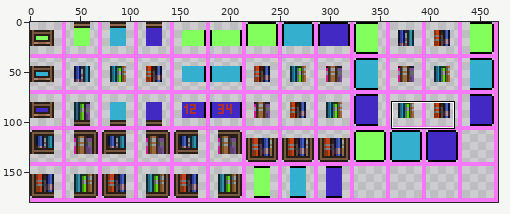
Sprite sheet -- Assets/Sprites/Tiles/Archives/ArchiveBookWall.png. The first picture is a wide view before the edit; the outline marks the close-up.
Close-up. The starting point:
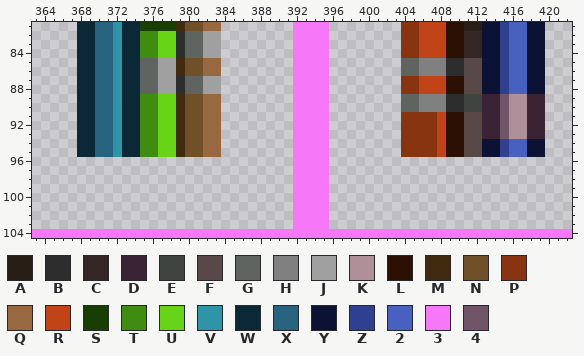
The file is 468x180 pixels. Colours within 5 levels of each other are drawn and written as one. Shown: x 363..422, y 81..104. The commit also changed other parts of the picture, which this record leaves out.
Palette (. is transparent): A #291e15  B #2d2d2d  C #352626  D #3a2334  E #404440  F #584848  G #606460  H #808080  J #a0a0a0  K #b09098  L #2c1004  M #402b10  N #705028  P #883410  Q #986840  R #c04418  S #193e02  T #408c10  U #68d418  V #3094a8  W #0b2836  X #286480  Y #0b1233  Z #304090  2 #4860c0  3 #f777f9  4 #705468
Pixels before, first column x 363:
 81 .....WWXXVWWSSSSMNNQQ........3333........PPRRRLLAAYYZ22YY...
 82 .....WWXXVWWTTUUBGGJJ........3333........PPRRRLLCCYYZ22YY...
 83 .....WWXXVWWTTUUBGGJJ........3333........PPRRRLLCCYYZ22YY...
 84 .....WWXXVWWTTUUBGGJJ........3333........PPRRRLLCCYYZ22YY...
 85 .....WWXXVWWGGJJMNNQQ........3333........GGHHHBBFFYYZ22YY...
 86 .....WWXXVWWGGJJMNNQQ........3333........GGHHHBBFFYYZ22YY...
 87 .....WWXXVWWGGJJBGGJJ........3333........PPRRRLLFFYYZ22YY...
 88 .....WWXXVWWGGJJBGGJJ........3333........PPRRRLLFFYYZ22YY...
 89 .....WWXXVWWTTUUMNNQQ........3333........GGHHHBBEEDD4KKDD...
 90 .....WWXXVWWTTUUMNNQQ........3333........GGHHHBBEEDD4KKDD...
 91 .....WWXXVWWTTUUMNNQQ........3333........PPPPRLLFFDD4KKDD...
 92 .....WWXXVWWTTUUMNNQQ........3333........PPPPRLLFFDD4KKDD...
 93 .....WWXXVWWTTUUMNNQQ........3333........PPPPRLLFFDD4KKDD...
 94 .....WWXXVWWTTUUMNNQQ........3333........PPPPRLLFFYYZ22YY...
 95 .....WWXXVWWTTUUMNNQQ........3333........PPPPRLLFFYYZ22YY...
 96 .............................3333...........................
 97 .............................3333...........................
 98 .............................3333...........................
 99 .............................3333...........................
100 .............................3333...........................
101 .............................3333...........................
102 .............................3333...........................
103 .............................3333...........................
104 333333333333333333333333333333333333333333333333333333333333
Now the later version:
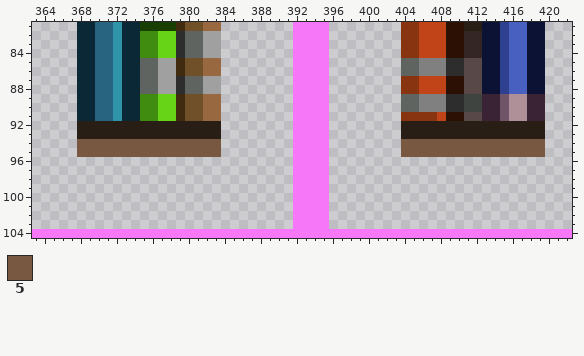
Colours new in this view: 5 #785840
The exact change:
Colour 2 gives way to colour 5 in rows 94 to 95 at x 416 to 417.
Colour F gives way to colour 5 in rows 94 to 95 at x 411 to 412.
Colour L gives way to colour 5 in rows 94 to 95 at x 409 to 410.
Colour M gives way to colour 5 in rows 94 to 95 at x 379.
Colour N gives way to colour 5 in rows 94 to 95 at x 380 to 381.
Colour P gives way to colour 5 in rows 94 to 95 at x 404 to 407.
Colour Q gives way to colour 5 in rows 94 to 95 at x 382 to 383.
Colour R gives way to colour 5 in rows 94 to 95 at x 408.
Colour T gives way to colour 5 in rows 94 to 95 at x 375 to 376.
Colour U gives way to colour 5 in rows 94 to 95 at x 377 to 378.
Colour V gives way to colour 5 in rows 94 to 95 at x 372.
Colour W gives way to colour 5 in rows 94 to 95 at x 368 to 369 and 373 to 374.
Colour X gives way to colour 5 in rows 94 to 95 at x 370 to 371.
Colour Y gives way to colour 5 in rows 94 to 95 at x 413 to 414 and 418 to 419.
Colour Z gives way to colour 5 in rows 94 to 95 at x 415.
Colour 4 gives way to colour A in rows 92 to 93 at x 415.
Colour D gives way to colour A in rows 92 to 93 at x 413 to 414 and 418 to 419.
Colour F gives way to colour A in rows 92 to 93 at x 411 to 412.
Colour K gives way to colour A in rows 92 to 93 at x 416 to 417.
Colour L gives way to colour A in rows 92 to 93 at x 409 to 410.
Colour M gives way to colour A in rows 92 to 93 at x 379.
Colour N gives way to colour A in rows 92 to 93 at x 380 to 381.
Colour P gives way to colour A in rows 92 to 93 at x 404 to 407.
Colour Q gives way to colour A in rows 92 to 93 at x 382 to 383.
Colour R gives way to colour A in rows 92 to 93 at x 408.
Colour T gives way to colour A in rows 92 to 93 at x 375 to 376.
Colour U gives way to colour A in rows 92 to 93 at x 377 to 378.
Colour V gives way to colour A in rows 92 to 93 at x 372.
Colour W gives way to colour A in rows 92 to 93 at x 368 to 369 and 373 to 374.
Colour X gives way to colour A in rows 92 to 93 at x 370 to 371.
Pixel boxes of the changes (left, top, right, bottom) in both close-ups:
changed: (77, 121, 221, 157)
changed: (401, 121, 545, 157)
